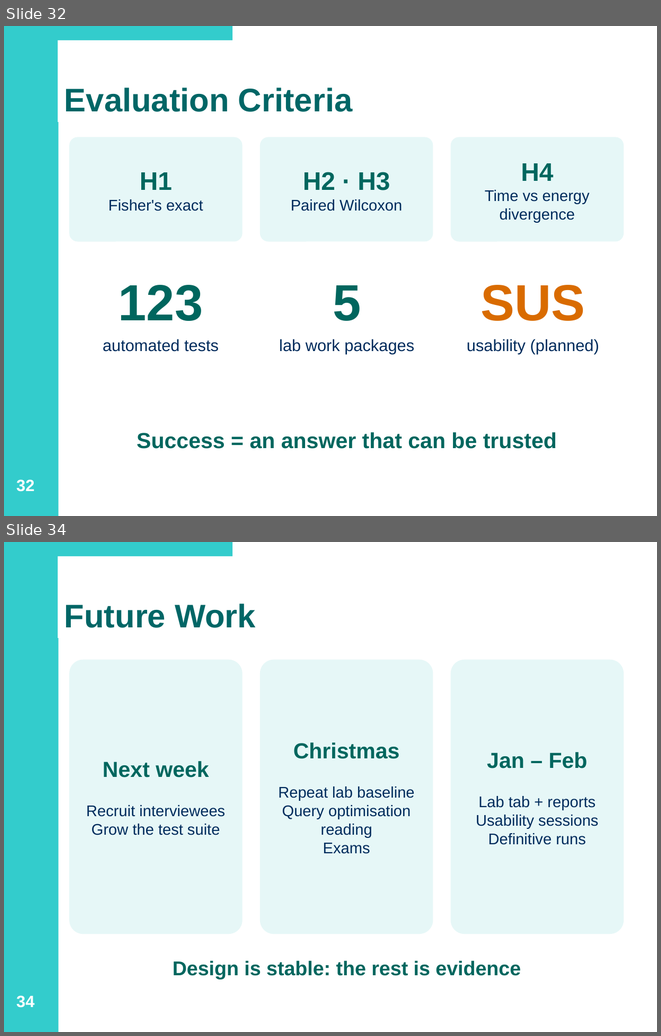
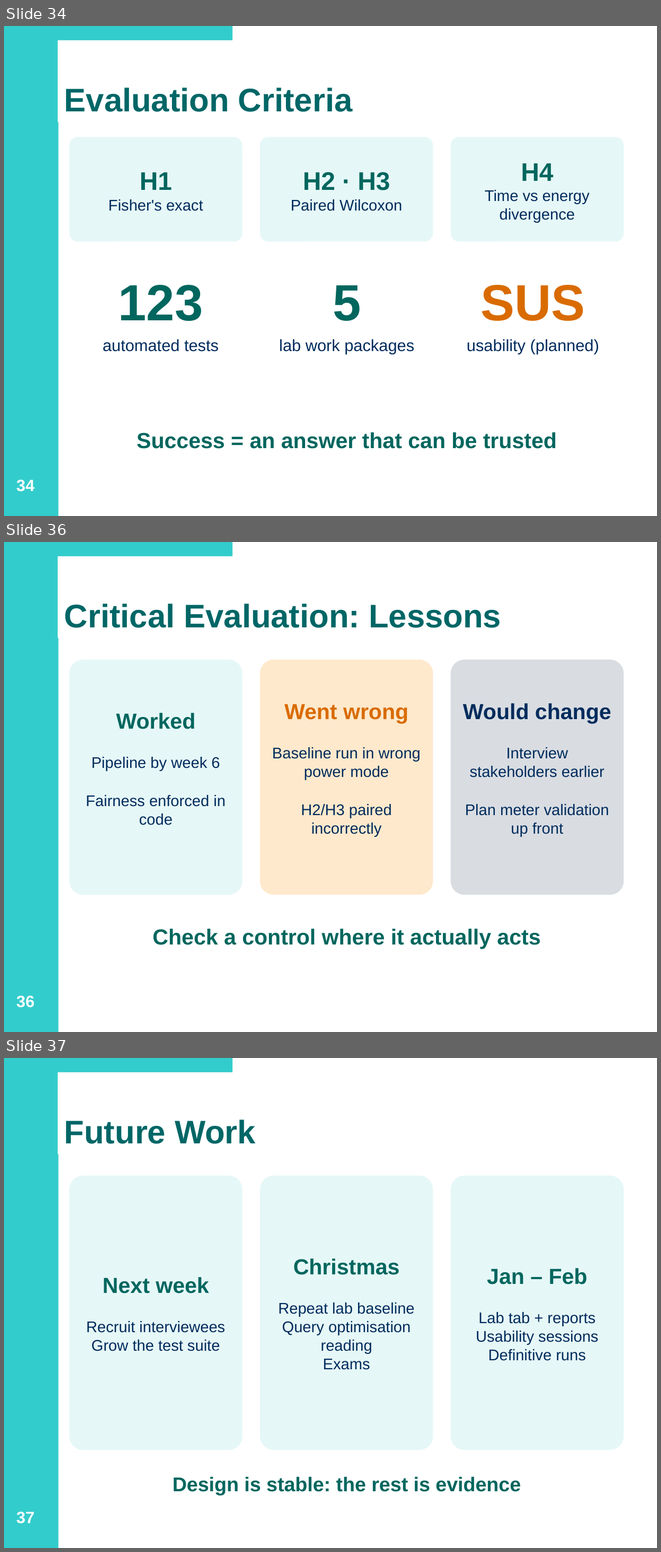
Before and after one commit to james-long04/GreenCode, a slide deck: docs/GreenCode-Interim-Demo.pptx. Shown one above the other, each under a label of ours: slides 32 and 34 before the commit, slides 34, 36 and 37 after it; the slides between them are not shown. The pictures are 661x1036 and 661x1552 pixels, drawn with LibreOffice and Linux fonts; fonts in the diff are those of the drawing. Boxes give left, top, right and bottom in pixels: in the first picture for what was removed or moved away, otherwise in the second. Text is boxed around its words. In the diff, an @@ line names an element or a change of style, - is before the commit and + after.

```diff
--- a/docs/GreenCode-Interim-Demo.pptx
+++ b/docs/GreenCode-Interim-Demo.pptx
@@ slide 36 added at (4, 542, 657, 1032), background #FFFFFF; not listed: 2 template elements that a slide beside it also shows @@
@@ title added at (64, 603, 501, 628), 36 pt, text #006666, bold @@
+Critical Evaluation: Lessons
@@ rounded rectangle added at (69, 660, 242, 894), fill #E6F7F7, 17 pt, text #002B5C @@
+Worked
+Pipeline by week 6
+Fairness enforced in code
@@ rounded rectangle added at (260, 660, 433, 894), fill #FFE9CC, 17 pt, text #002B5C @@
+Went wrong
+Baseline run in wrong power mode
+H2/H3 paired incorrectly
@@ rounded rectangle added at (451, 660, 624, 894), fill #D9DDE2, 17 pt, text #002B5C @@
+Would change
+Interview stakeholders earlier
+Plan meter validation up front
@@ text added at (152, 928, 540, 949), 24 pt, text #00665E, bold @@
+Check a control where it actually acts
@@ page number added at (16, 995, 34, 1007), 18 pt, text #FFFFFF, bold @@
+36
@@ what was slide 32 is now slide 34 @@
@@ page number at (16, 479, 34, 491): text changed @@
-32
+34
@@ what was slide 34 is now slide 37 @@
@@ page number at (16, 1511, 34, 1523): text changed @@
-34
+37
```
Also in this commit, not shown: 3 slides changed, 3 other slides added, 1 slide removed.
